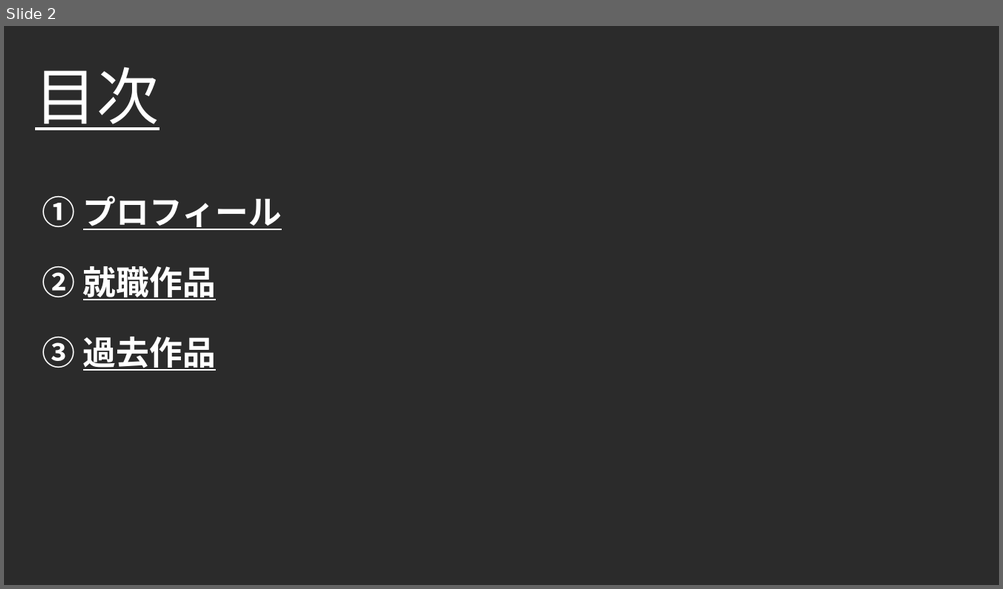
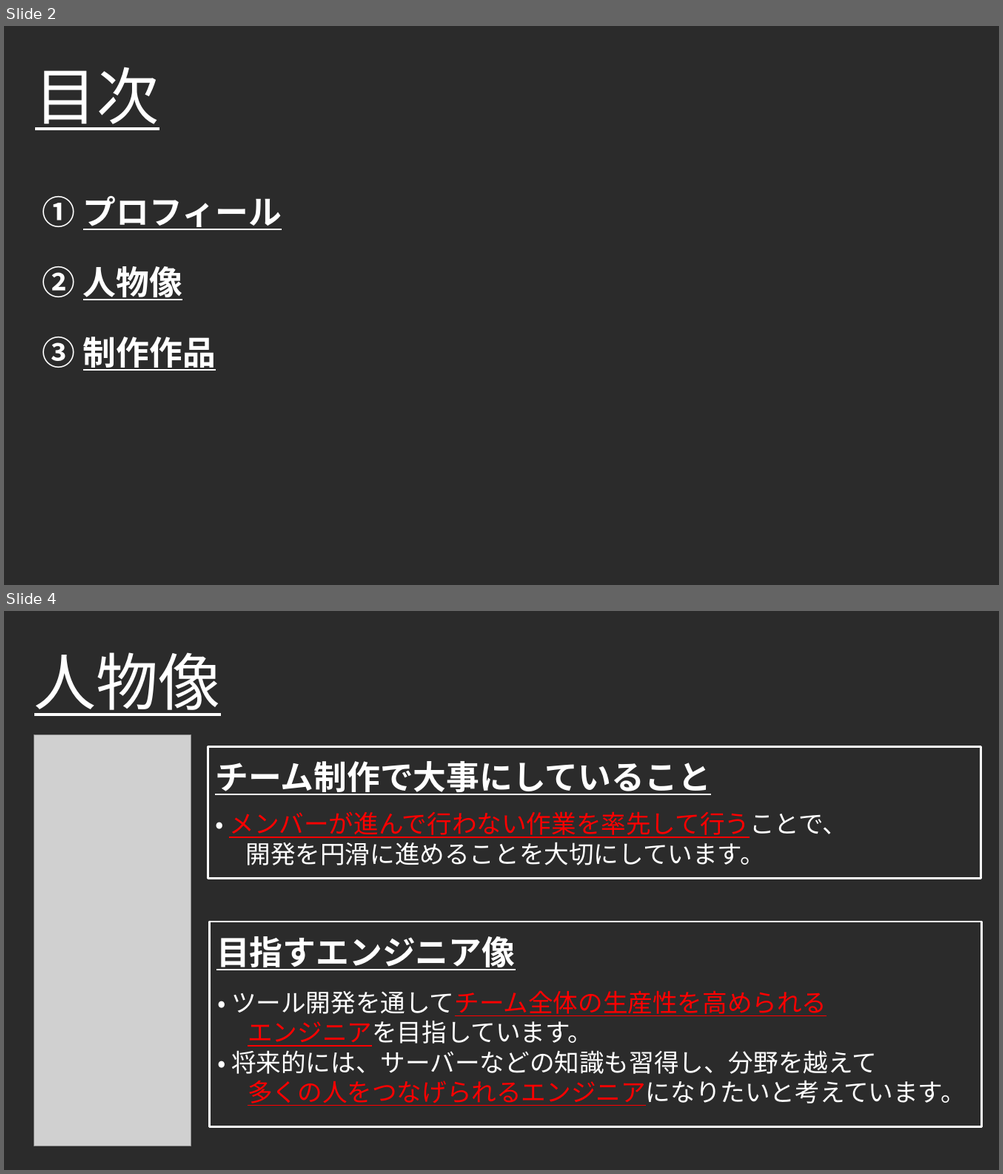
Before and after one commit to Takeshi0106/Action_Game, a slide deck: ポートフォリオ.pptx. Shown one above the other, each under a label of ours: slide 2 before the commit, slides 2 and 4 after it; the slides between them are not shown. The pictures are 1003x589 and 1003x1174 pixels, drawn with LibreOffice and Linux fonts; fonts in the diff are those of the drawing; grey boxes stand for pictures; background and template pictures are left out; a plain dark background stands for a picture behind light text. Boxes give left, top, right and bottom in pixels: in the first picture for what was removed or moved away, otherwise in the second. Text is boxed around its words. In the diff, an @@ line names an element or a change of style, - is before the commit and + after.

```diff
--- a/ポートフォリオ.pptx
+++ b/ポートフォリオ.pptx
@@ slide 4 added at bbox=[4, 611, 999, 1170], background picture (left out) @@
@@ title added at bbox=[34, 652, 221, 716], 60 pt, text #FFFFFF, underline @@
+人物像
@@ picture added at bbox=[34, 735, 191, 1147] @@
@@ rectangle added at bbox=[208, 747, 981, 879], outline #FFFFFF 2 pt @@
@@ text added at bbox=[215, 761, 711, 795], 32 pt, text #FFFFFF, bold, underline @@
+チーム制作で大事にしていること
@@ text added at bbox=[215, 812, 847, 866], 24 pt, text #FFFFFF @@
+・ メンバーが進んで行わない作業を率先して行うことで、
+開発を円滑に進めることを大切にしています。
@@ rectangle added at bbox=[209, 922, 982, 1128], outline #FFFFFF 2 pt @@
@@ text added at bbox=[216, 937, 515, 971], 32 pt, text #FFFFFF, bold, underline @@
+目指すエンジニア像
@@ text added at bbox=[217, 991, 965, 1106], 24 pt, text #FFFFFF @@
+・ ツール開発を通してチーム全体の生産性を高められる
+エンジニアを目指しています。
+・ 将来的には、サーバーなどの知識も習得し、分野を越えて
+多くの人をつなげられるエンジニアになりたいと考えています。
@@ slide 2 changed as well @@
@@ text at bbox=[42, 266, 182, 301]: text changed @@
-② 就職作品
+② 人物像
@@ text at bbox=[42, 337, 216, 371]: text changed @@
-③ 過去作品
+③ 制作作品
```
Also in this commit, not shown: 2 other slides changed, 3 other slides added, 2 slides removed, 2 other files.
